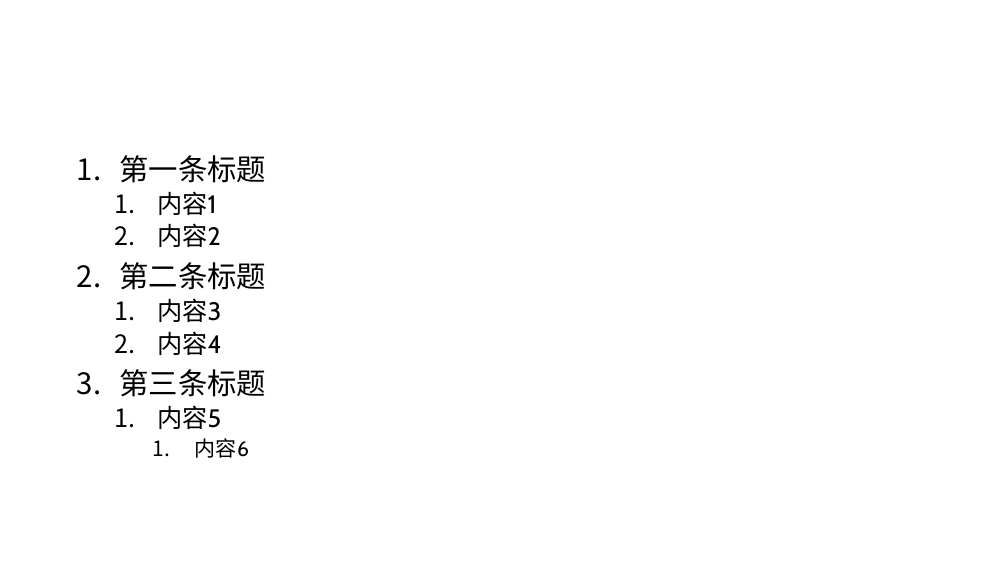
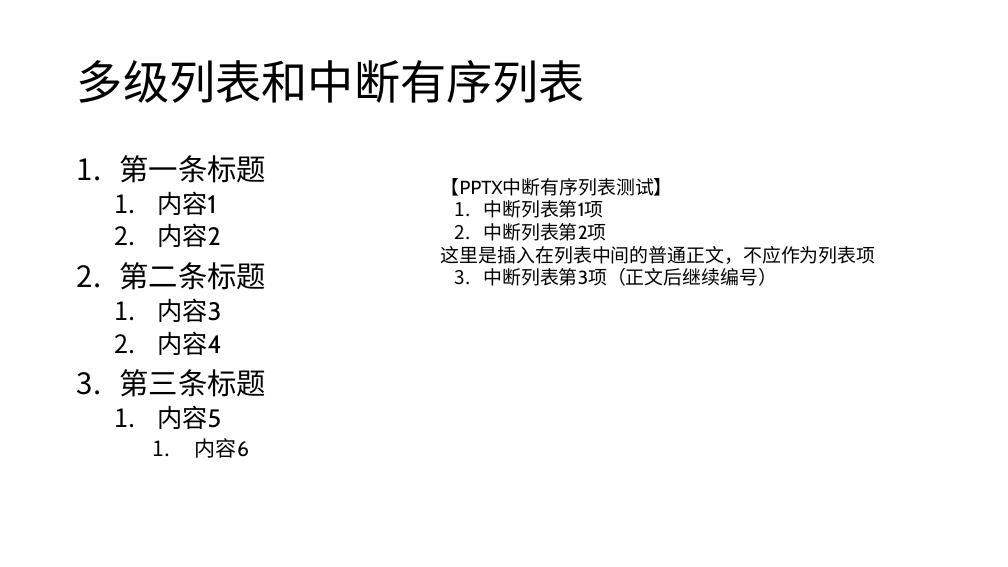
Before and after one commit to ttanyan/DocMindLens, a slide deck: slide 6 of demo/office_docs/pptx_01.pptx. Drawn at 1008x567 pixels with LibreOffice and Linux fonts; fonts in the diff are those of the drawing. Boxes give left, top, right and bottom in pixels: in the first picture for what was removed or moved away, otherwise in the second. Text is boxed around its words. In the diff, an @@ line names an element or a change of style, - is before the commit and + after.

```diff
--- a/demo/office_docs/pptx_01.pptx
+++ b/demo/office_docs/pptx_01.pptx
@@ title added at [77,60,585,103], 44 pt, text #000000 @@
+多级列表和中断有序列表
@@ text added at [441,178,876,286], 18 pt, text #000000 @@
+【PPTX中断有序列表测试】
+1. 中断列表第1项
+2. 中断列表第2项
+这里是插入在列表中间的普通正文，不应作为列表项
+3. 中断列表第3项（正文后继续编号）
```
Also in this commit, not shown: 1 other file.
